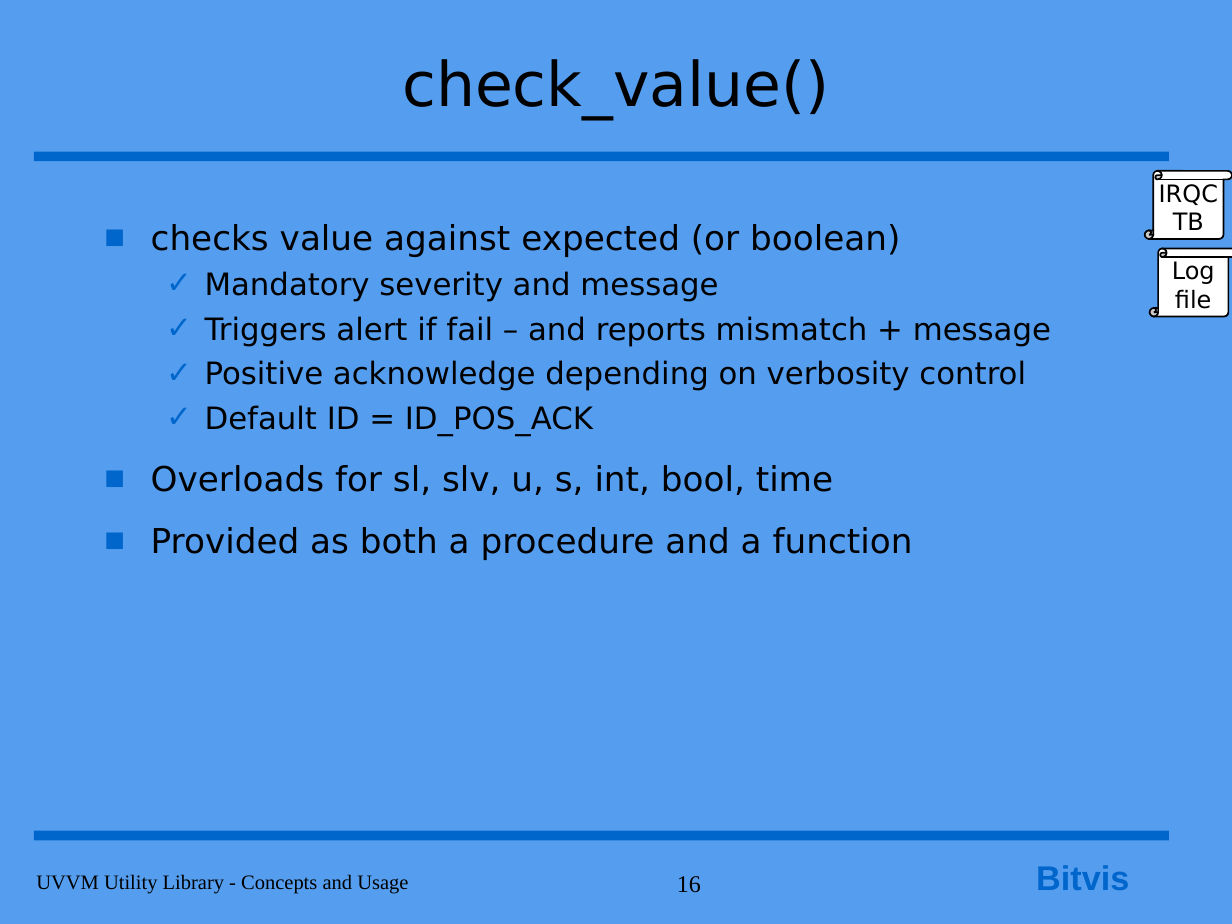
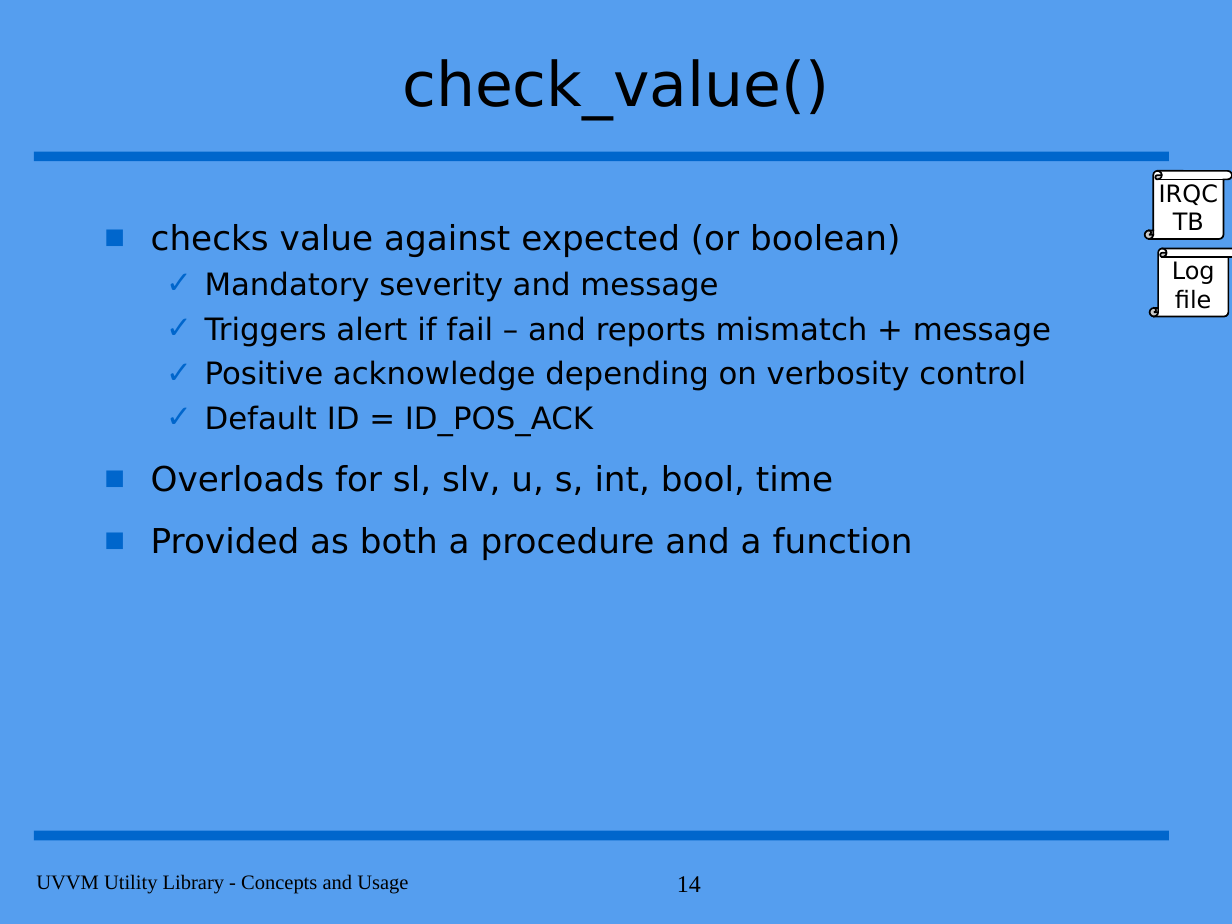
Before and after one commit to UVVM/UVVM, a slide deck: slide 14 of uvvm_util/doc/UVVM_Utility_Library_Concepts_and_Usage.pps (slide 16 before the commit). Drawn at 1232x924 pixels with LibreOffice and Linux fonts; fonts in the diff are those of the drawing; background and template pictures are left out. Boxes give left, top, right and bottom in pixels: in the first picture for what was removed or moved away, otherwise in the second. Text is boxed around its words. In the diff, an @@ line names an element or a change of style, - is before the commit and + after.

```diff
--- a/uvvm_util/doc/UVVM_Utility_Library_Concepts_and_Usage.pps
+++ b/uvvm_util/doc/UVVM_Utility_Library_Concepts_and_Usage.pps
@@ text removed at [1036, 865, 1129, 890] @@
-Bitvis
@@ page number at [677, 876, 701, 892]: text changed @@
-16
+14
```
Also in this commit, not shown: 32 other slides changed, 2 slides removed, 3 other files.
